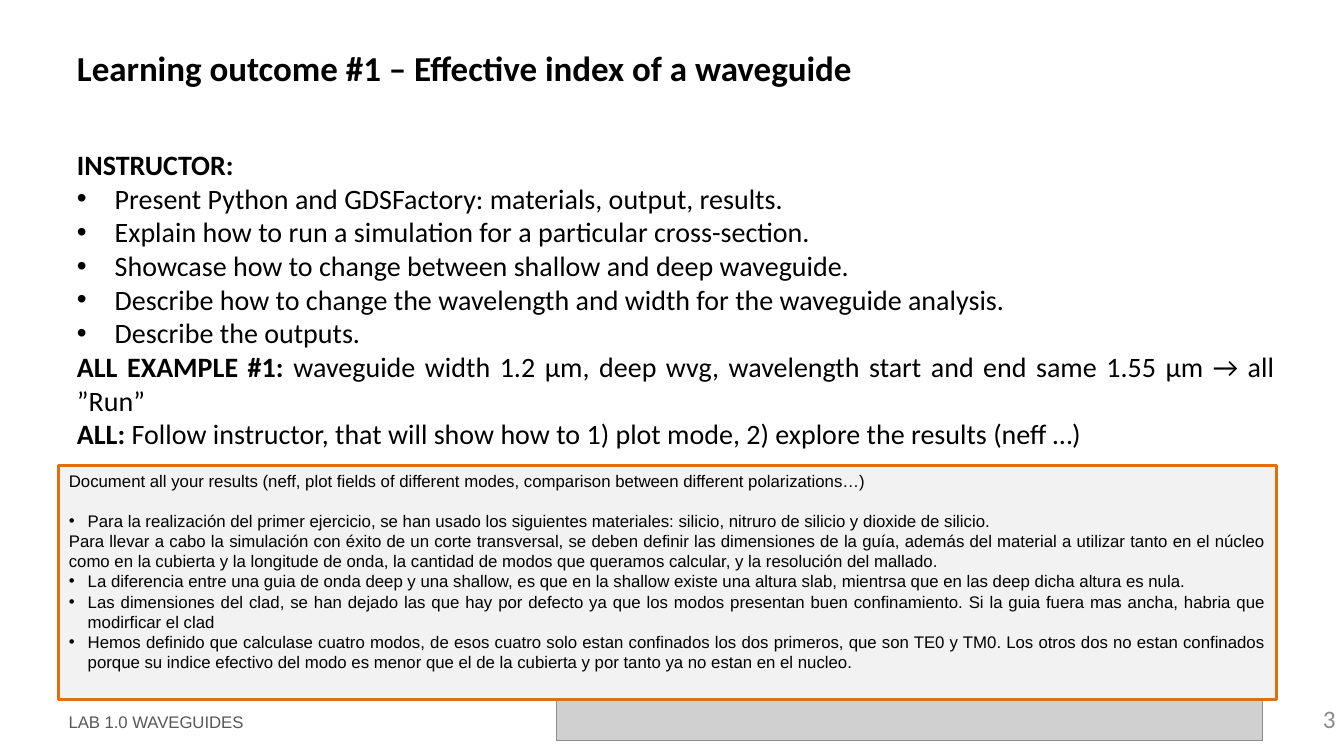
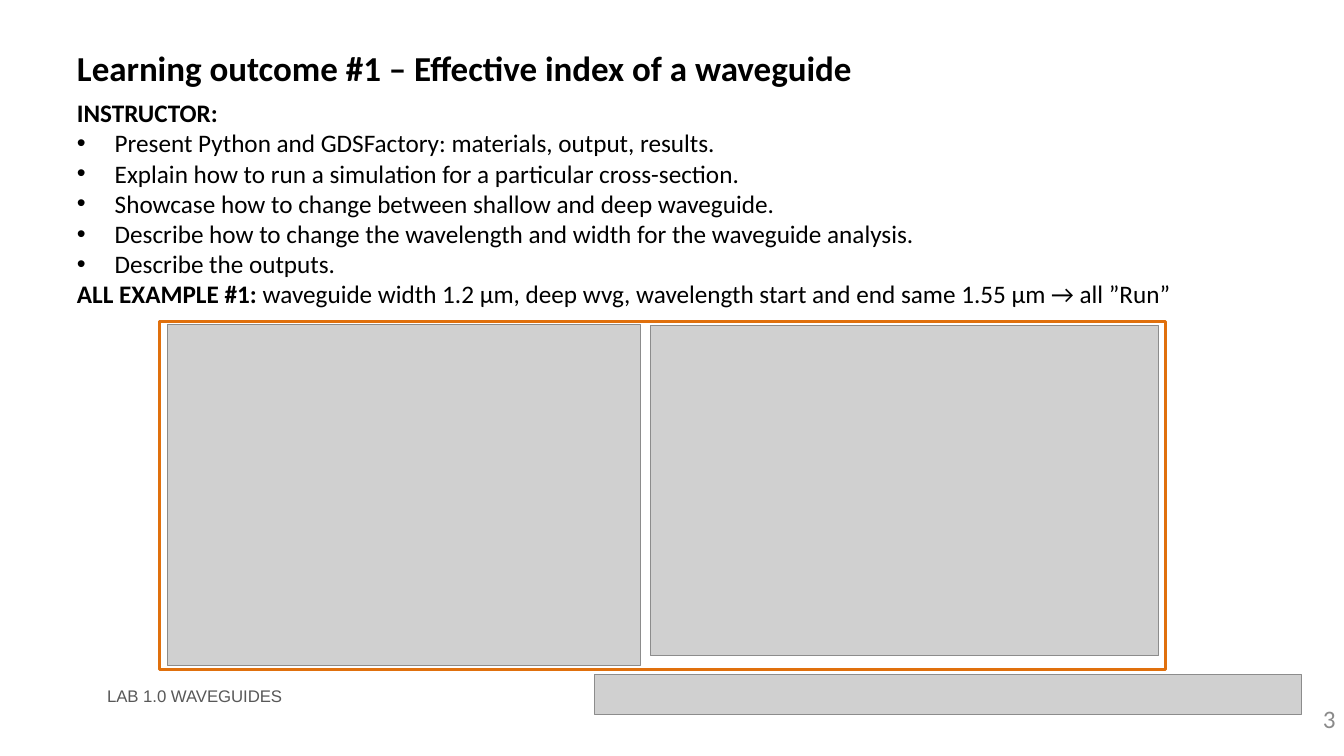
Before and after one commit to cccanvas-upv/cifoin-lab1, a slide deck: slide 3 of LabBook_10.pptx. Drawn at 1344x756 pixels with LibreOffice and Linux fonts; fonts in the diff are those of the drawing; grey boxes stand for pictures; background and template pictures are left out. Boxes give left, top, right and bottom in pixels: in the first picture for what was removed or moved away, otherwise in the second. Text is boxed around its words. In the diff, an @@ line names an element or a change of style, - is before the commit and + after.

```diff
--- a/LabBook_10.pptx
+++ b/LabBook_10.pptx
@@ text "INSTRUCTOR:": place and size @@
-text "INSTRUCTOR:" at <box>77,156,1274,449</box>
+text "INSTRUCTOR:" at <box>77,105,1170,308</box>
@@ text "INSTRUCTOR:" at <box>77,105,1170,308</box>: size 20 to 18 pt @@
@@ rectangle added at <box>159,322,1167,669</box>, outline #E0700D 2.25 pt @@
@@ picture added at <box>167,325,641,665</box> @@
@@ picture added at <box>650,326,1159,656</box> @@
@@ text at <box>77,423,1046,449</box>: paragraph removed @@
-ALL: Follow instructor, that will show how to 1) plot mode, 2) explore the results (neff …)
@@ rectangle removed at <box>59,466,1277,700</box> @@
-Document all your results (neff, plot fields of different modes, comparison between different polarizations…)
-• Para la realización del primer ejercicio, se han usado los siguientes materiales: silicio, nitruro de silicio y dioxide de silicio.
-Para llevar a cabo la simulación con éxito de un corte transversal, se deben definir las dimensiones de la guía, además del material a utilizar tanto en el núcleo como en la cubierta y la longitude de onda, la cantidad de modos que queramos calcular, y la resolución del mallado.
-• La diferencia entre una guia de onda deep y una shallow, es que en la shallow existe una altura slab, mientrsa que en las deep dicha altura es nula.
-• Las dimensiones del clad, se han dejado las que hay por defecto ya que los modos presentan buen confinamiento. Si la guia fuera mas ancha, habria que modirficar el clad
-• Hemos definido que calculase cuatro modos, de esos cuatro solo estan confinados los dos primeros, que son TE0 y TM0. Los otros dos no estan confinados porque su indice efectivo del modo es menor que el de la cubierta y por tanto ya no estan en el nucleo.
@@ text "LAB 1.0 WAVEGUIDES": place and size @@
-text "LAB 1.0 WAVEGUIDES" at <box>69,716,243,728</box>
+text "LAB 1.0 WAVEGUIDES" at <box>107,690,282,702</box>
@@ picture: place and size @@
-picture at <box>557,701,1263,741</box>
+picture at <box>595,675,1302,715</box>
```
Also in this commit, not shown: 5 other slides changed, 2 slides added, 1 slide removed.
